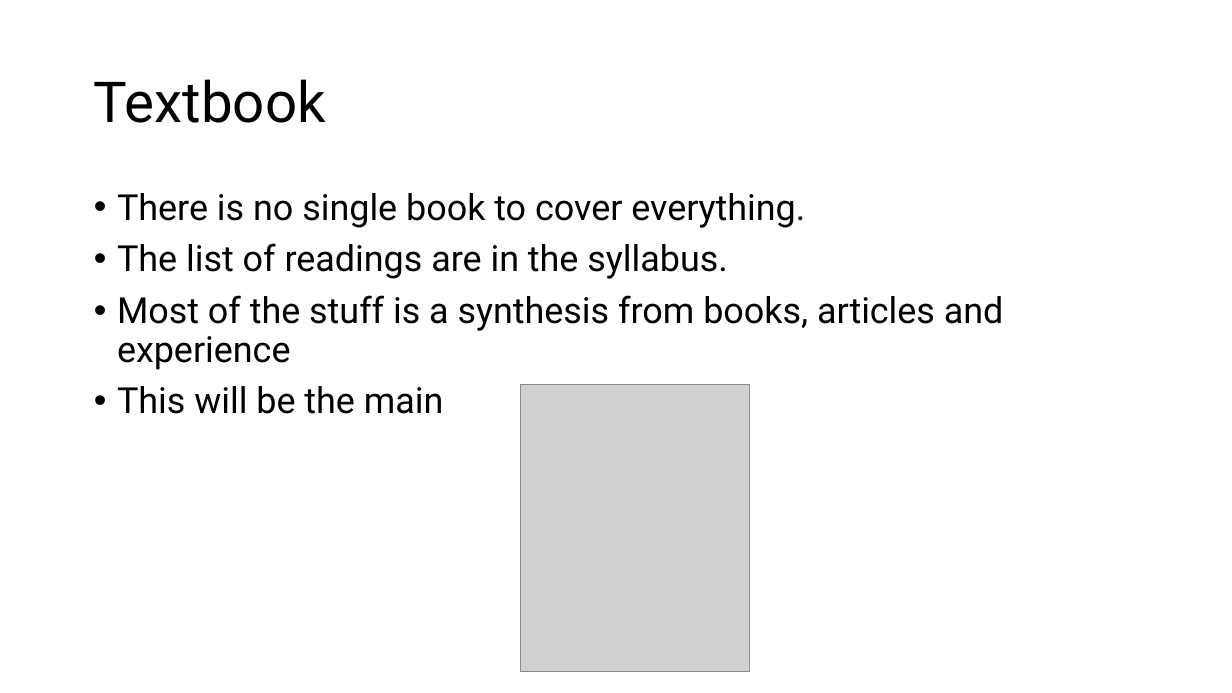
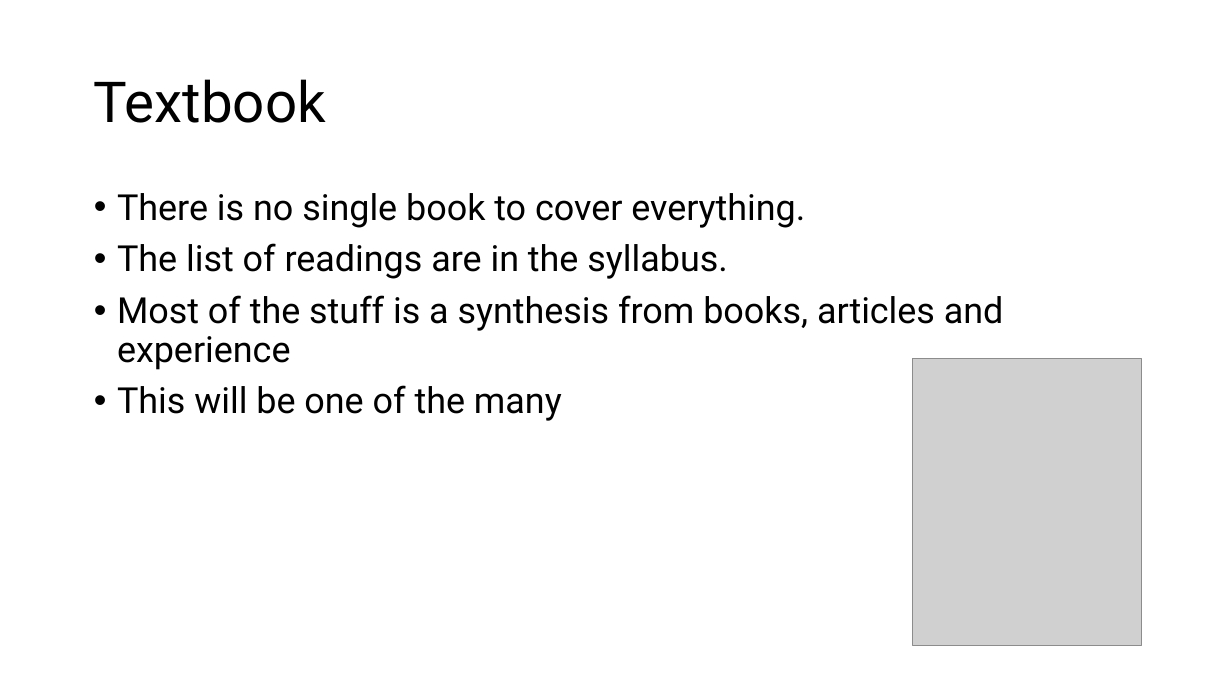
Before and after one commit to aregm/system-design-course, a slide deck: slide 7 of docs/Lecture 1.pptx. Drawn at 1232x693 pixels with LibreOffice and Linux fonts; fonts in the diff are those of the drawing; grey boxes stand for pictures. Boxes give left, top, right and bottom in pixels: in the first picture for what was removed or moved away, otherwise in the second. Text is boxed around its words. In the diff, an @@ line names an element or a change of style, - is before the commit and + after.

```diff
--- a/docs/Lecture 1.pptx
+++ b/docs/Lecture 1.pptx
@@ picture: place and size @@
-picture at bbox=[520, 385, 750, 672]
+picture at bbox=[912, 359, 1141, 645]
@@ text at bbox=[117, 385, 562, 421]: text changed @@
-• This will be the main
+• This will be one of the many
```
Also in this commit, not shown: 2 other slides changed, 19 slides added, 1 slide removed.
